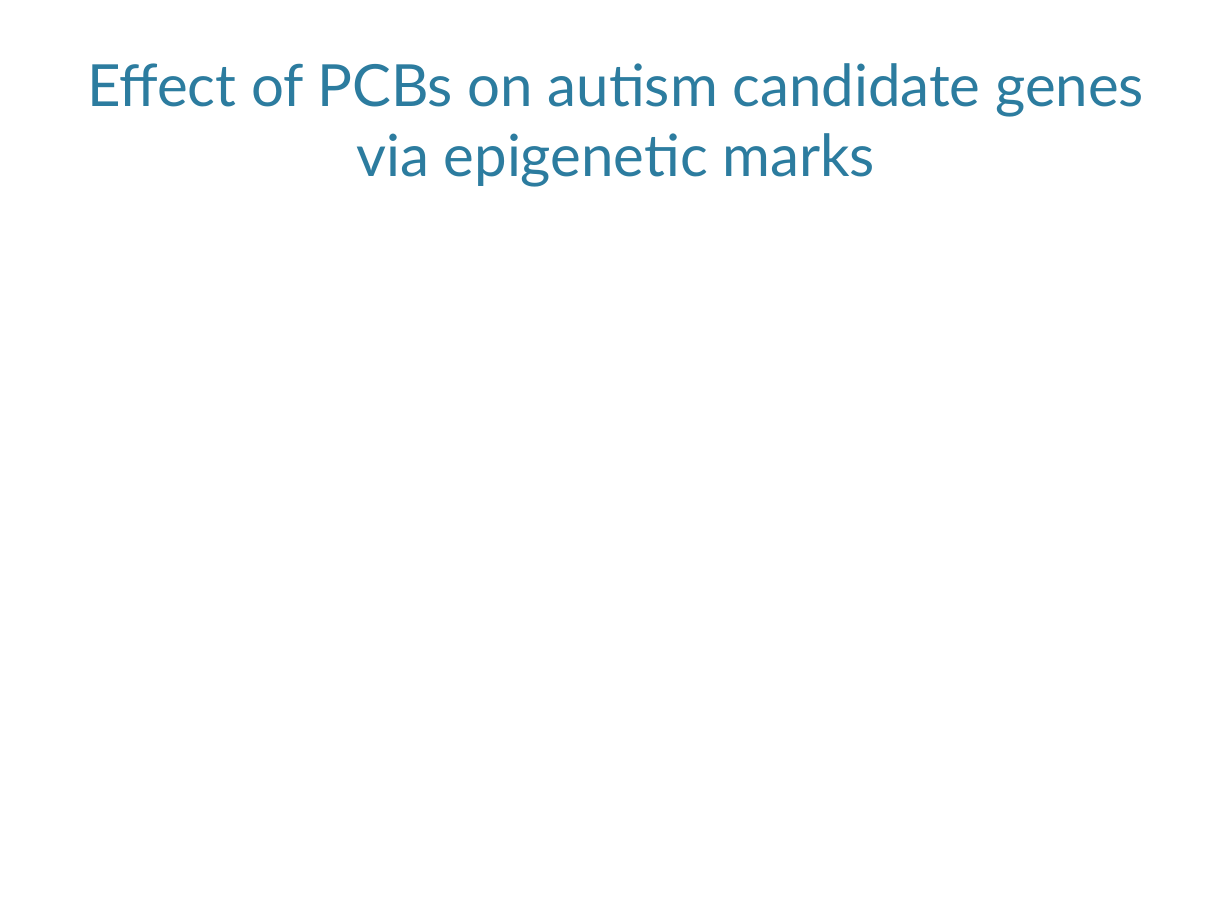
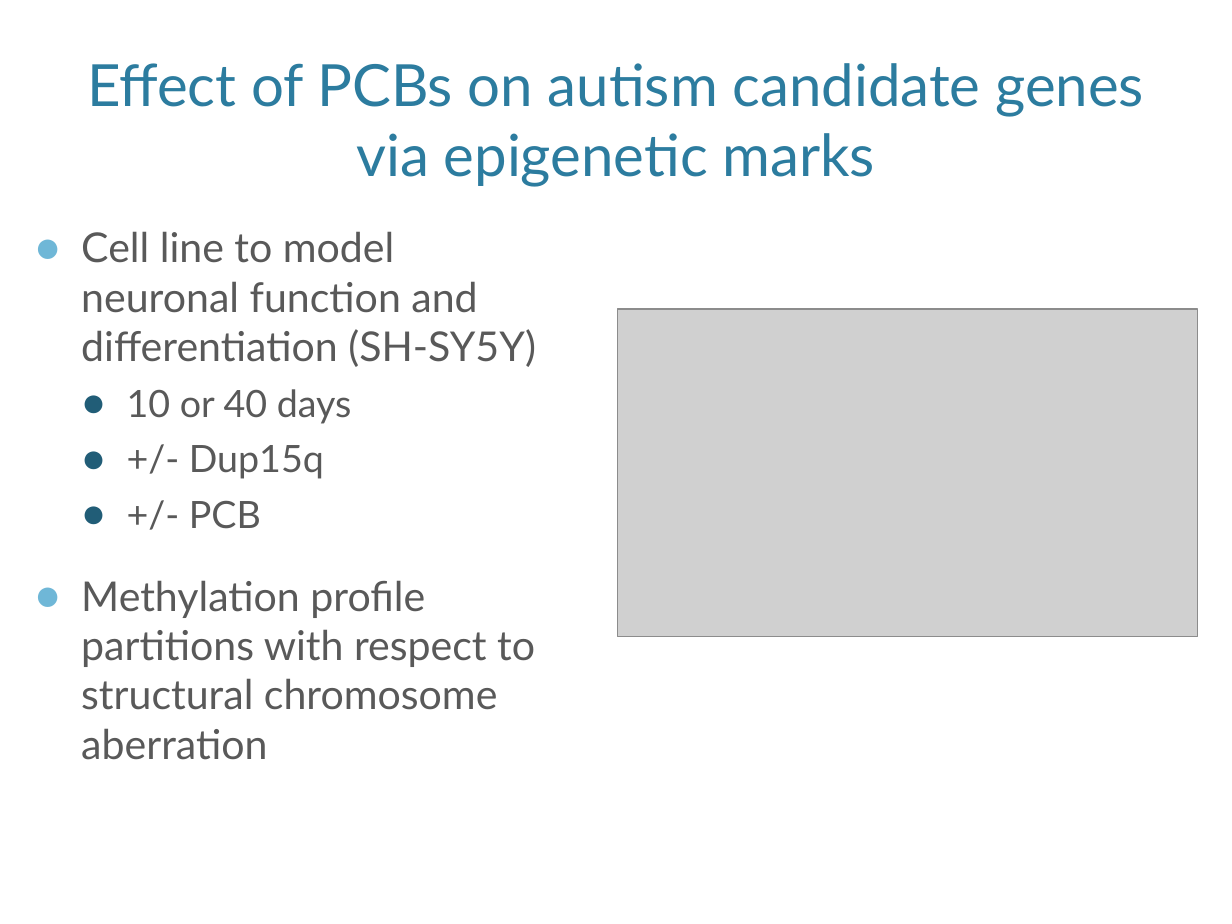
Before and after one commit to vreuter/jekeal, a slide deck: slide 9 of KipnisLabMeeting_2017-03-13.pptx (slide 8 before the commit). Drawn at 1232x924 pixels with LibreOffice and Linux fonts; fonts in the diff are those of the drawing; grey boxes stand for pictures; background and template pictures are left out. Boxes give left, top, right and bottom in pixels: in the first picture for what was removed or moved away, otherwise in the second. Text is boxed around its words. In the diff, an @@ line names an element or a change of style, - is before the commit and + after.

```diff
--- a/KipnisLabMeeting_2017-03-13.pptx
+++ b/KipnisLabMeeting_2017-03-13.pptx
@@ text added at box(81, 231, 536, 760), 24 pt, text #595959 @@
+● Cell line to model neuronal function and differentiation (SH-SY5Y)
+  ● 10 or 40 days
+  ● +/- Dup15q
+  ● +/- PCB
+● Methylation profile partitions with respect to structural chromosome aberration
@@ picture added at box(617, 309, 1198, 637) @@
```
Also in this commit, not shown: 4 other slides changed, 4 slides added, 3 slides removed, 1 other file.
